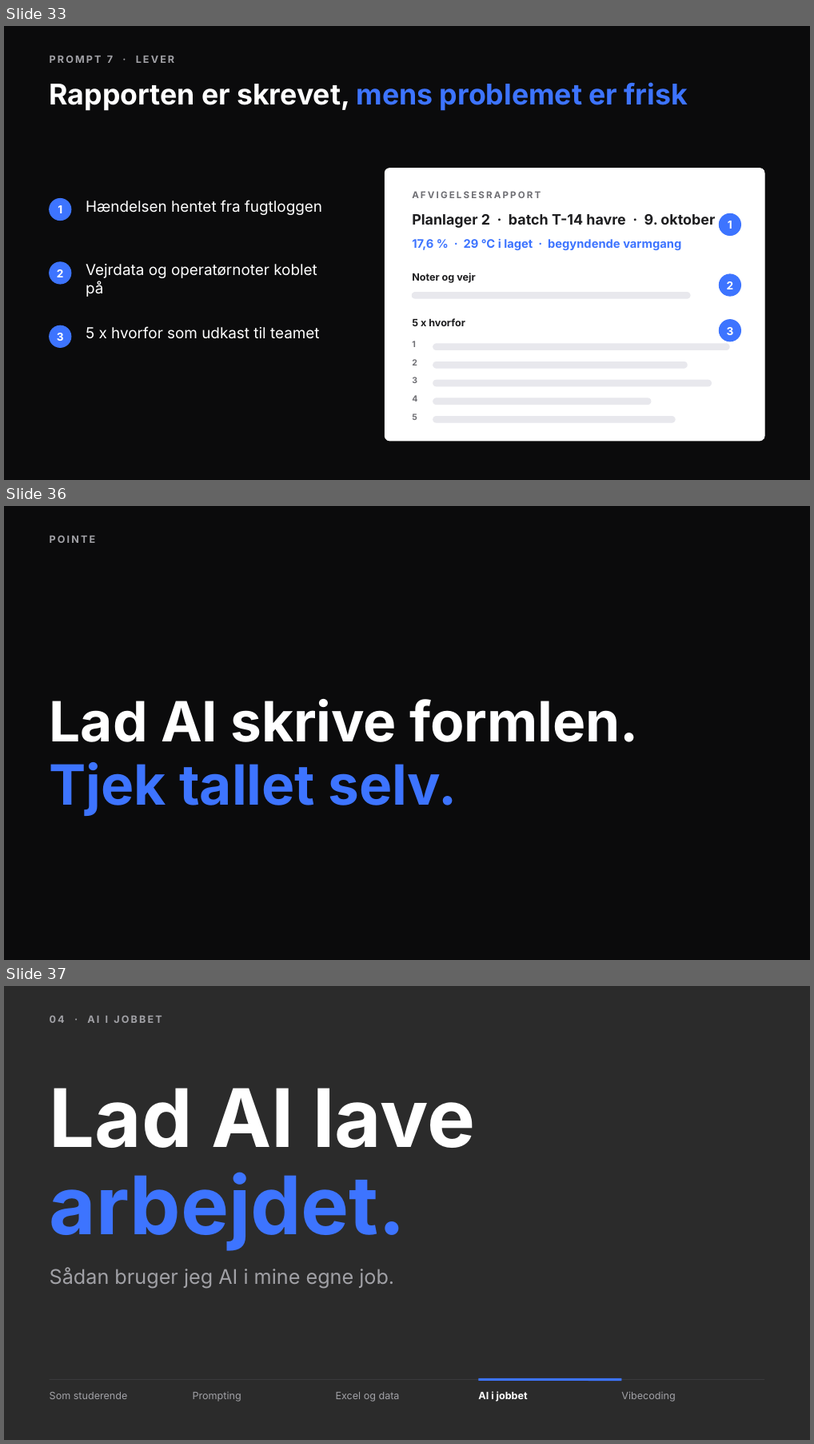
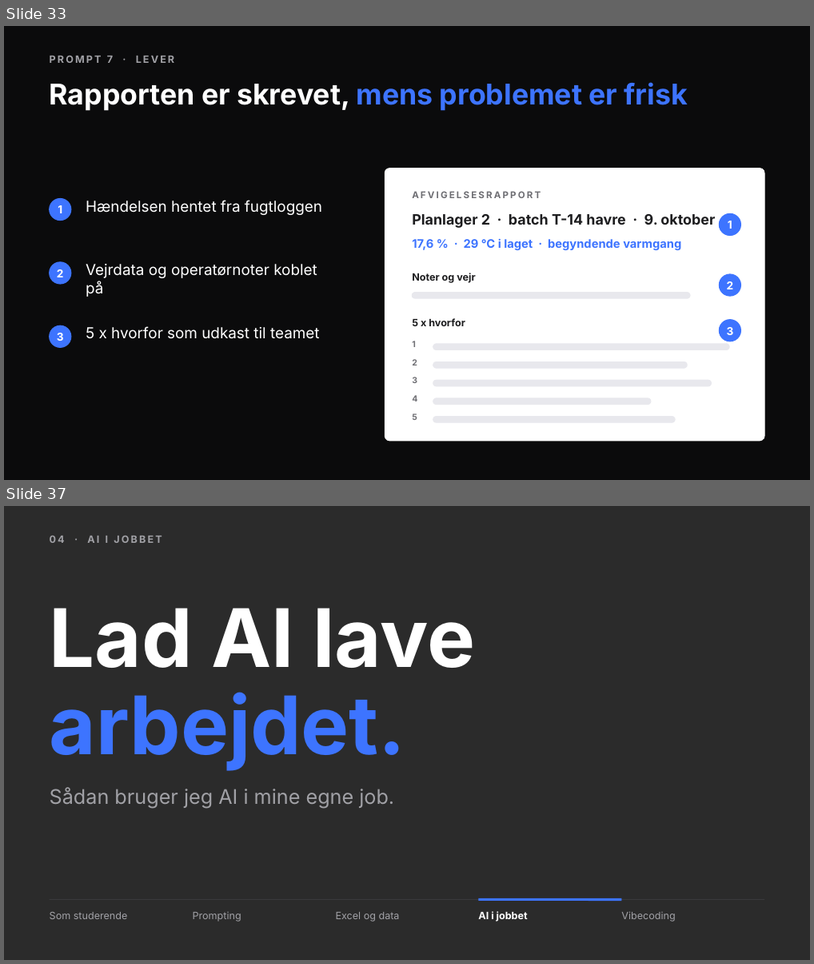
Before and after one commit to andr8769-ui/ucl-ai-undervisning, a slide deck: private/proces/praesentation.pptx. Shown one above the other, each under a label of ours: slides 33, 36 and 37 before the commit, slides 33 and 37 after it; the slides between them are not shown. The pictures are 814x1444 and 814x964 pixels, drawn with LibreOffice and Linux fonts; fonts in the diff are those of the drawing; background and template pictures are left out; a plain dark background stands for a picture behind light text. Boxes give left, top, right and bottom in pixels: in the first picture for what was removed or moved away, otherwise in the second. Text is boxed around its words. In the diff, an @@ line names an element or a change of style, - is before the commit and + after.

```diff
--- a/private/proces/praesentation.pptx
+++ b/private/proces/praesentation.pptx
@@ slide 36 removed at (4,506,810,960), background #0B0B0C @@
@@ text removed at (50,536,96,543) @@
-POINTE
@@ text removed at (50,699,638,816) @@
-Lad AI skrive formlen. Tjek tallet selv.
```
Also in this commit, not shown: 1 slide changed, 2 slides added, 1 other slide removed, 16 other files.
